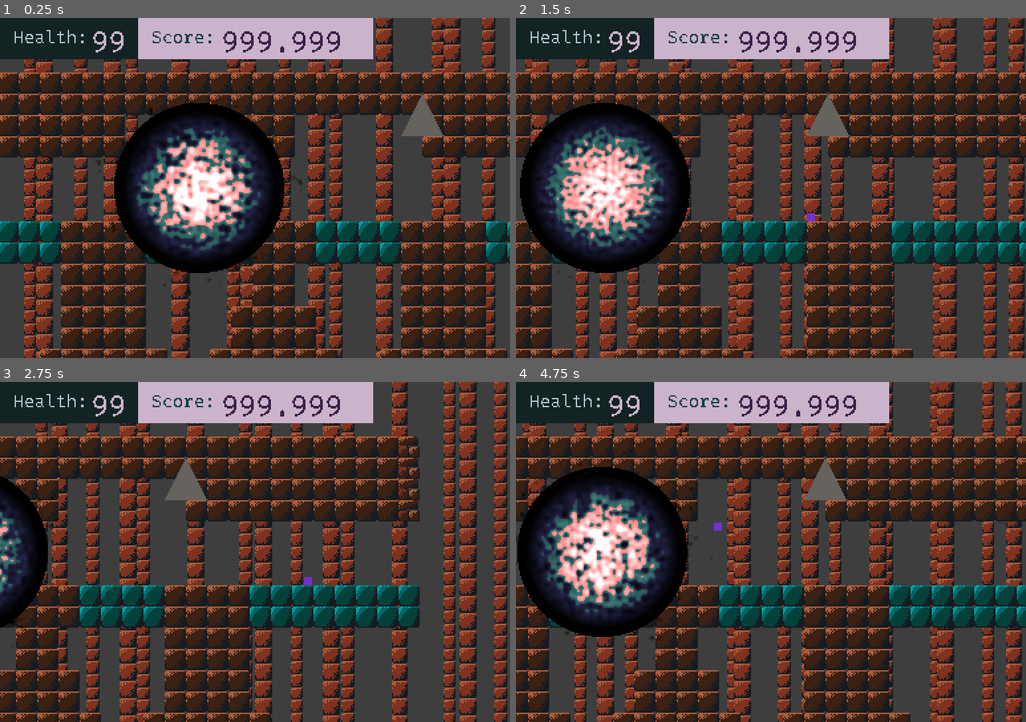
Above: before the commit, frames 1-4 (two rows, left to right).
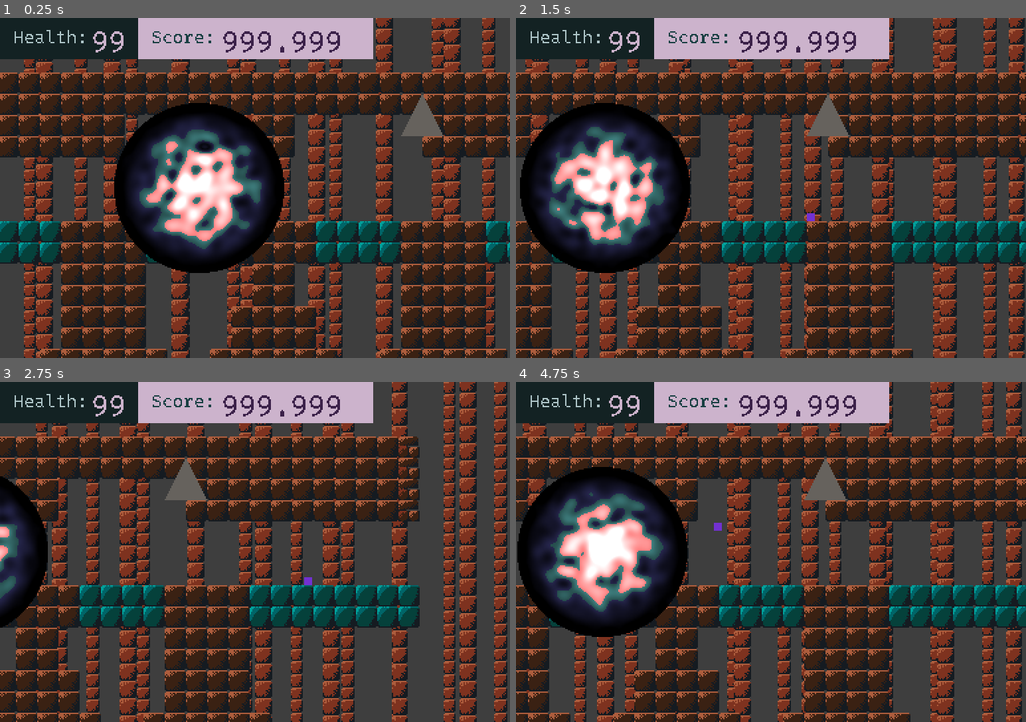
Above: after the commit, the same moments.

Repository: electricsheap/Amikz
Game: Godot game, scene res://scenes/Main.tscn
Two runs of this game, one before a commit and one after it. Both use one fixed random seed, a clock stepped at 60 frames per second and the inputs below.
Inputs:
- Up to frame 1 (0.25 s): no input
- Up to frame 2 (1.5 s): hold Right (ui_right) 0.53-1.28 s; hold Down (ui_down) from 1.28 s (still down)
- Up to frame 3 (2.75 s): release Down (ui_down) at 2.03 s; hold Right (ui_right) from 2.03 s (still down)
- Up to frame 4 (4.75 s): release Right (ui_right) at 2.78 s; hold Up (ui_up) 2.78-3.53 s; hold Left (ui_left) from 3.53 s (still down)

The runs differ from the first frame. In frame 1, 5.0% of the frame differs, in the area x 18-60%, y 20-82%; in frame 2, 4.6%; in frame 3, 0.6%; in frame 4, 4.8%.

Commit message:
added new fracle shaders. can render the mandelbrot and julia set with custom colors and naivigation

Diff:
--- /dev/null
+++ b/resources/shaders/frac.shader
@@ -0,0 +1,64 @@
+shader_type canvas_item;
+uniform int iter;
+uniform vec2 var;
+uniform vec2 where;
+uniform float zoom;
+uniform bool which;
+uniform sampler2D tex;
+
+
+int julia( vec2 z ) {
+    int i;
+	vec2 c = var;
+    for(i=0; i<iter; i++) {
+        float x = (z.x * z.x - z.y * z.y) + c.x;
+        float y = (z.y * z.x + z.x * z.y) + c.y;
+
+        if((x * x + y * y) > 4.0) break;
+        z.x = x;
+        z.y = y;
+    }
+
+    return i;
+}
+
+int brot( vec2 c ) {
+	int i;
+
+	vec2 z = var;
+
+	for(i=0; i<iter; i++) {
+		float x = (z.x * z.x - z.y * z.y) + c.x;
+		float y = (z.y * z.x + z.x * z.y) + c.y;
+
+		if((x * x + y * y) > 4.0) break;
+		z.x = x;
+		z.y = y;
+	}
+
+	return i;
+}
+
+void vertex() {
+// Output:0
+}
+
+void fragment() {
+// Output:0
+	vec2 z, c;
+
+	int i;
+	if (which) {
+		i = julia( UV * zoom + where );
+	} else {
+		i = brot( UV * zoom + where );
+	}
+
+	COLOR.rgba = texture(tex, abs(sin(vec2(6.283185307179586 * (i == iter ? 0.0 : float(i)) / 200.0))), 0.0);
+//	vec3( (is_set) ? 0.0 : 1.0 );
+}
+
+void light() {
+// Output:0
+
+}
--- /dev/null
+++ b/resources/shaders/temp.tres
@@ -0,0 +1,61 @@
+[gd_resource type="VisualShader" load_steps=5 format=2]
+
+[sub_resource type="VisualShaderNodeTransformUniform" id=1]
+uniform_name = "TransformUniform"
+
+[sub_resource type="VisualShaderNodeTransformFunc" id=2]
+
+[sub_resource type="VisualShaderNodeTransformDecompose" id=3]
+output_port_for_preview = 0
+
+[sub_resource type="VisualShaderNodeVectorDecompose" id=4]
+output_port_for_preview = 2
+
+[resource]
+code = "shader_type canvas_item;
+uniform mat4 TransformUniform;
+
+
+
+void vertex() {
+// Output:0
+
+}
+
+void fragment() {
+// TransformUniform:2
+	mat4 n_out2p0 = TransformUniform;
+
+// TransformDecompose:4
+	vec3 n_out4p0 = n_out2p0[0].xyz;
+	vec3 n_out4p1 = n_out2p0[1].xyz;
+	vec3 n_out4p2 = n_out2p0[2].xyz;
+	vec3 n_out4p3 = n_out2p0[3].xyz;
+
+// VectorDecompose:5
+	float n_out5p0 = n_out4p0.x;
+	float n_out5p1 = n_out4p0.y;
+	float n_out5p2 = n_out4p0.z;
+
+// Output:0
+	COLOR.rgb = vec3(n_out5p0);
+
+}
+
+void light() {
+// Output:0
+
+}
+"
+custom_defines = ""
+mode = 1
+flags/light_only = false
+nodes/fragment/2/node = SubResource( 1 )
+nodes/fragment/2/position = Vector2( 60, 200 )
+nodes/fragment/3/node = SubResource( 2 )
+nodes/fragment/3/position = Vector2( 200, 120 )
+nodes/fragment/4/node = SubResource( 3 )
+nodes/fragment/4/position = Vector2( 40, 320 )
+nodes/fragment/5/node = SubResource( 4 )
+nodes/fragment/5/position = Vector2( 280, 380 )
+nodes/fragment/connections = PoolIntArray( 2, 0, 3, 0, 2, 0, 4, 0, 4, 0, 5, 0, 5, 0, 0, 0 )
--- a/resources/shaders/tesseract.shader
+++ b/resources/shaders/tesseract.shader
@@ -2,15 +2,21 @@
 uniform mat4 global_transform;
 uniform float power;
 varying vec2 world_position;
+vec3 mod289_3(vec3 x) {
+    return x - floor(x * (1.0 / 289.0)) * 289.0;
+}
 
-vec4 permute(vec4 x){return mod(((x*34.0)+1.0)*x, 289.0);}
-vec4 taylorInvSqrt(vec4 r){return 1.79284291400159 - 0.85373472095314 * r;}
-vec3 fade(vec3 t) {return t*t*t*(t*(t*6.0-15.0)+10.0);}
-vec3 mod289_3(vec3 x) { return x - floor(x * (1.0 / 289.0)) * 289.0;}
-vec4 mod289_4(vec4 x) {return x - floor(x * (1.0 / 289.0)) * 289.0;}
-vec4 permute_t(vec4 x) {return mod289_4(((x * 34.0) + 1.0) * x);}
-vec4 mod289(vec4 x){return x - floor(x * (1.0 / 289.0)) * 289.0;}
-vec4 perm(vec4 x){return mod289(((x * 34.0) + 1.0) * x);}
+vec4 mod289_4(vec4 x) {
+    return x - floor(x * (1.0 / 289.0)) * 289.0;
+}
+
+vec4 permute(vec4 x) {
+    return mod289_4(((x * 34.0) + 1.0) * x);
+}
+
+vec4 taylorInvSqrt(vec4 r) {
+    return 2.79284291400159 - 0.85373472095314 * r;
+}
 
 float snoise(vec3 v) {
     vec2 C = vec2(1.0/6.0, 1.0/3.0) ;
@@ -36,7 +42,7 @@
 
     // Permutations
     i = mod289_3(i);
-    vec4 p = permute_t( permute_t( permute_t(
+    vec4 p = permute( permute( permute(
     		 i.z + vec4(0.0, i1.z, i2.z, 1.0 ))
     	   + i.y + vec4(0.0, i1.y, i2.y, 1.0 ))
     	   + i.x + vec4(0.0, i1.x, i2.x, 1.0 ));
@@ -82,96 +88,9 @@
     // Mix final noise value
     vec4 m = max(0.6 - vec4(dot(x0,x0), dot(x1,x1), dot(x2,x2), dot(x3,x3)), vec4(0.0));
     m = m * m;
-    return 22.0 * dot( m*m, vec4( dot(p0,x0), dot(p1,x1), dot(p2,x2), dot(p3,x3) ) );
+    return 0.5 + 11.0 * dot( m*m, vec4( dot(p0,x0), dot(p1,x1), dot(p2,x2), dot(p3,x3) ) );
 }
-float cnoise(vec3 P){
-  vec3 Pi0 = floor(P); // Integer part for indexing
-  vec3 Pi1 = Pi0 + vec3(1.0); // Integer part + 1
-  Pi0 = mod(Pi0, 289.0);
-  Pi1 = mod(Pi1, 289.0);
-  vec3 Pf0 = fract(P); // Fractional part for interpolation
-  vec3 Pf1 = Pf0 - vec3(1.0); // Fractional part - 1.0
-  vec4 ix = vec4(Pi0.x, Pi1.x, Pi0.x, Pi1.x);
-  vec4 iy = vec4(Pi0.yy, Pi1.yy);
-  vec4 iz0 = Pi0.zzzz;
-  vec4 iz1 = Pi1.zzzz;
 
-  vec4 ixy = permute(permute(ix) + iy);
-  vec4 ixy0 = permute(ixy + iz0);
-  vec4 ixy1 = permute(ixy + iz1);
-
-  vec4 gx0 = ixy0 / 7.0;
-  vec4 gy0 = fract(floor(gx0) / 7.0) - 0.5;
-  gx0 = fract(gx0);
-  vec4 gz0 = vec4(0.5) - abs(gx0) - abs(gy0);
-  vec4 sz0 = step(gz0, vec4(0.0));
-  gx0 -= sz0 * (step(0.0, gx0) - 0.5);
-  gy0 -= sz0 * (step(0.0, gy0) - 0.5);
-
-  vec4 gx1 = ixy1 / 7.0;
-  vec4 gy1 = fract(floor(gx1) / 7.0) - 0.5;
-  gx1 = fract(gx1);
-  vec4 gz1 = vec4(0.5) - abs(gx1) - abs(gy1);
-  vec4 sz1 = step(gz1, vec4(0.0));
-  gx1 -= sz1 * (step(0.0, gx1) - 0.5);
-  gy1 -= sz1 * (step(0.0, gy1) - 0.5);
-
-  vec3 g000 = vec3(gx0.x,gy0.x,gz0.x);
-  vec3 g100 = vec3(gx0.y,gy0.y,gz0.y);
-  vec3 g010 = vec3(gx0.z,gy0.z,gz0.z);
-  vec3 g110 = vec3(gx0.w,gy0.w,gz0.w);
-  vec3 g001 = vec3(gx1.x,gy1.x,gz1.x);
-  vec3 g101 = vec3(gx1.y,gy1.y,gz1.y);
-  vec3 g011 = vec3(gx1.z,gy1.z,gz1.z);
-  vec3 g111 = vec3(gx1.w,gy1.w,gz1.w);
-
-  vec4 norm0 = taylorInvSqrt(vec4(dot(g000, g000), dot(g010, g010), dot(g100, g100), dot(g110, g110)));
-  g000 *= norm0.x;
-  g010 *= norm0.y;
-  g100 *= norm0.z;
-  g110 *= norm0.w;
-  vec4 norm1 = taylorInvSqrt(vec4(dot(g001, g001), dot(g011, g011), dot(g101, g101), dot(g111, g111)));
-  g001 *= norm1.x;
-  g011 *= norm1.y;
-  g101 *= norm1.z;
-  g111 *= norm1.w;
-
-  float n000 = dot(g000, Pf0);
-  float n100 = dot(g100, vec3(Pf1.x, Pf0.yz));
-  float n010 = dot(g010, vec3(Pf0.x, Pf1.y, Pf0.z));
-  float n110 = dot(g110, vec3(Pf1.xy, Pf0.z));
-  float n001 = dot(g001, vec3(Pf0.xy, Pf1.z));
-  float n101 = dot(g101, vec3(Pf1.x, Pf0.y, Pf1.z));
-  float n011 = dot(g011, vec3(Pf0.x, Pf1.yz));
-  float n111 = dot(g111, Pf1);
-
-  vec3 fade_xyz = fade(Pf0);
-  vec4 n_z = mix(vec4(n000, n100, n010, n110), vec4(n001, n101, n011, n111), fade_xyz.z);
-  vec2 n_yz = mix(n_z.xy, n_z.zw, fade_xyz.y);
-  float n_xyz = mix(n_yz.x, n_yz.y, fade_xyz.x);
-  return (1.1 * n_xyz) + 0.5;
-}
-float noise(vec3 p){
-    vec3 a = floor(p);
-    vec3 d = p - a;
-    d = d * d * (3.0 - 2.0 * d);
-
-    vec4 b = a.xxyy + vec4(0.0, 1.0, 0.0, 1.0);
-    vec4 k1 = perm(b.xyxy);
-    vec4 k2 = perm(k1.xyxy + b.zzww);
-
-    vec4 c = k2 + a.zzzz;
-    vec4 k3 = perm(c);
-    vec4 k4 = perm(c + 1.0);
-
-    vec4 o1 = fract(k3 * (1.0 / 41.0));
-    vec4 o2 = fract(k4 * (1.0 / 41.0));
-
-    vec4 o3 = o2 * d.z + o1 * (1.0 - d.z);
-    vec2 o4 = o3.yw * d.x + o3.xz * (1.0 - d.x);
-
-    return o4.y * d.y + o4.x * (1.0 - d.y);
-}
 float dist_sq( vec2 point ) {
 	return (point.x * point.x) + (point.y * point.y);
 }
@@ -188,15 +107,16 @@
 	float d = dist_sq(UV /* - 0.5 */);
 	float dist = 2.0 * (1.0 - pow(3.0*d, 0.5));
 
-	float nn = abs(cnoise(vec3(
-		uvs.x/2.0,
-		uvs.y/2.0,
-		TIME * 10.0
+	float nn = abs(snoise(vec3(
+		uvs.x/8.0,
+		uvs.y/8.0,
+		TIME * 5.0
 	)));
 	float n = (power * (0.5 - (1.0/(power/5.0+2.0)) + dist * nn));
 
 	float t = UV.x - UV.y;
 	float b = UV.x + UV.y;
+
 
 	COLOR.rgba = vec4(
 //		(t > + 1.6 || t < - 1.6 || b > 1.6 || -b > 1.6 ) ?
@@ -213,8 +133,8 @@
 //			0.65 :
 			(n),
 			(d < 0.444444444) ?
-				1.0 :
-				max(nn * 1.0/(sqrt(d)) - 1.0, 0.0)
+				1.0 : 0.0
+//				max(nn * 1.0/(sqrt(d)) - 1.0, 0.0)
 	);
 }
 
